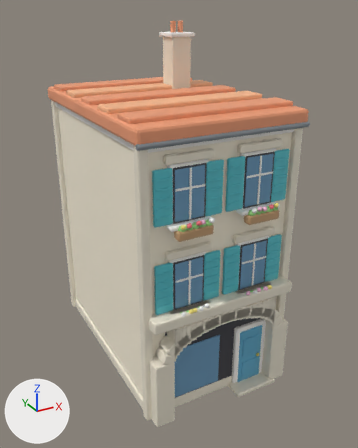
A saved change to the Blender file source-art/bayview/terrace_c.blend.
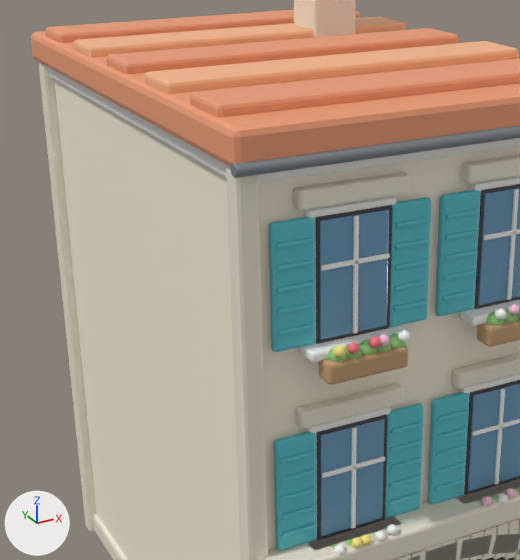
There are two pictures of each version: one whole from a 50 mm lens placed at (-8.11, -15.96, 13.01), pointed at (0.32, -0.64, 5.35), one close up on the part from 10% to 73% of the width and 16% to 71% of the height. Every picture has the same lights, and +X, +Y and +Z are marked at lower left. The older version's two pictures come first.

The first close-up shows 'Visual'.
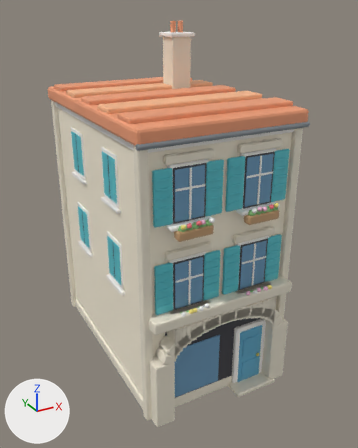
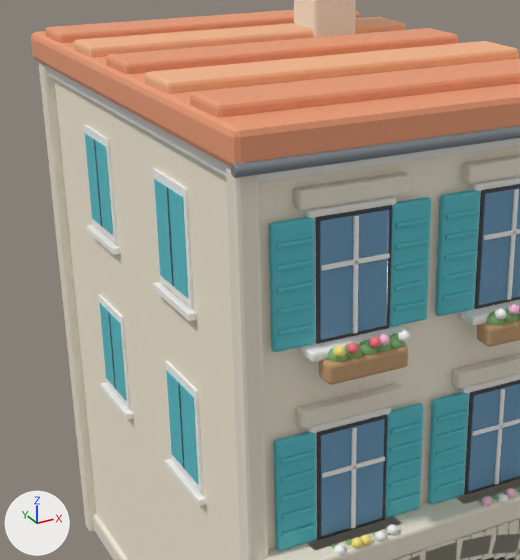
What the commit changed:
me_cube is used by ob_visual; location (0.0, 0.0, 4.8).
me_cube had 9388 vertices, 9334 faces and spanned x -2.95..2.95, y -4.75..4.7, z -4.84..7.72.
me_cube now has 9708 vertices, 9574 faces and spans x -2.95..2.95, y -4.75..4.7, z -4.84..7.72.
me_cube part 1: a new loose piece, a box spanning x -2.74..-2.7, y -2.2..-1.0, z -0.65..1.05, in mat_whitetrim (white #fcfaf6).
me_cube part 2: a new loose piece, a box spanning x -2.76..-2.73, y -2.12..-1.62, z -0.525..0.925, in mat_tint_shutter (cyan #59c4ce).
me_cube part 3: a new loose piece, a box spanning x -2.76..-2.73, y -1.58..-1.08, z -0.525..0.925, in mat_tint_shutter (cyan #59c4ce).
me_cube part 4: a new loose piece, a box spanning x -2.767..-2.757, y -1.62..-1.58, z -0.525..0.925, in mat_black (dark grey #3f3f45).
me_cube part 5: a new loose piece, a box spanning x -2.82..-2.7, y -2.3..-0.9, z -0.8..-0.7, in mat_whitetrim (white #fcfaf6).
me_cube part 6: a new loose piece, a box spanning x -2.74..-2.7, y 1.0..2.2, z -0.65..1.05, in mat_whitetrim (white #fcfaf6).
me_cube part 7: a new loose piece, a box spanning x -2.76..-2.73, y 1.08..1.58, z -0.525..0.925, in mat_tint_shutter (cyan #59c4ce).
me_cube part 8: a new loose piece, a box spanning x -2.76..-2.73, y 1.62..2.12, z -0.525..0.925, in mat_tint_shutter (cyan #59c4ce).
me_cube part 9: a new loose piece, a box spanning x -2.767..-2.757, y 1.58..1.62, z -0.525..0.925, in mat_black (dark grey #3f3f45).
me_cube part 10: a new loose piece, a box spanning x -2.82..-2.7, y 0.9..2.3, z -0.8..-0.7, in mat_whitetrim (white #fcfaf6).
me_cube part 11: a new loose piece, a box spanning x -2.74..-2.7, y -2.2..-1.0, z 2.35..4.05, in mat_whitetrim (white #fcfaf6).
me_cube part 12: a new loose piece, a box spanning x -2.76..-2.73, y -2.12..-1.62, z 2.475..3.925, in mat_tint_shutter (cyan #59c4ce).
me_cube part 13: a new loose piece, a box spanning x -2.76..-2.73, y -1.58..-1.08, z 2.475..3.925, in mat_tint_shutter (cyan #59c4ce).
me_cube part 14: a new loose piece, a box spanning x -2.767..-2.757, y -1.62..-1.58, z 2.475..3.925, in mat_black (dark grey #3f3f45).
me_cube part 15: a new loose piece, a box spanning x -2.82..-2.7, y -2.3..-0.9, z 2.2..2.3, in mat_whitetrim (white #fcfaf6).
me_cube part 16: a new loose piece, a box spanning x -2.74..-2.7, y 1.0..2.2, z 2.35..4.05, in mat_whitetrim (white #fcfaf6).
me_cube part 17: a new loose piece, a box spanning x -2.76..-2.73, y 1.08..1.58, z 2.475..3.925, in mat_tint_shutter (cyan #59c4ce).
me_cube part 18: a new loose piece, a box spanning x -2.76..-2.73, y 1.62..2.12, z 2.475..3.925, in mat_tint_shutter (cyan #59c4ce).
me_cube part 19: a new loose piece, a box spanning x -2.767..-2.757, y 1.58..1.62, z 2.475..3.925, in mat_black (dark grey #3f3f45).
me_cube part 20: a new loose piece, a box spanning x -2.82..-2.7, y 0.9..2.3, z 2.2..2.3, in mat_whitetrim (white #fcfaf6).
Other edits to the shape of me_cube do not show in these pictures.

Changed parts and their boxes [x1, y1, x2, y2] in the close-ups (520 x 560 px):
part 1 of me_cube, added: after [165, 361, 203, 493]
part 2 of me_cube, added (cyan): after [180, 384, 199, 484]
part 3 of me_cube, added (cyan): after [166, 371, 183, 467]
part 4 of me_cube, added: after [178, 383, 185, 469]
part 5 of me_cube, added: after [165, 458, 206, 506]
part 6 of me_cube, added: after [99, 294, 131, 408]
part 7 of me_cube, added (cyan): after [110, 313, 127, 401]
part 8 of me_cube, added (cyan): after [100, 303, 115, 388]
part 9 of me_cube, added: after [108, 313, 116, 389]
part 10 of me_cube, added: after [101, 383, 133, 420]
part 11 of me_cube, added: after [153, 169, 194, 308]
part 12 of me_cube, added (cyan): after [168, 188, 189, 298]
part 13 of me_cube, added (cyan): after [154, 179, 172, 285]
part 14 of me_cube, added: after [167, 188, 174, 287]
part 15 of me_cube, added: after [153, 282, 197, 321]
part 16 of me_cube, added: after [84, 125, 118, 243]
part 17 of me_cube, added (cyan): after [95, 140, 113, 235]
part 18 of me_cube, added (cyan): after [85, 133, 101, 225]
part 19 of me_cube, added: after [94, 140, 102, 226]
part 20 of me_cube, added: after [86, 225, 121, 255]
